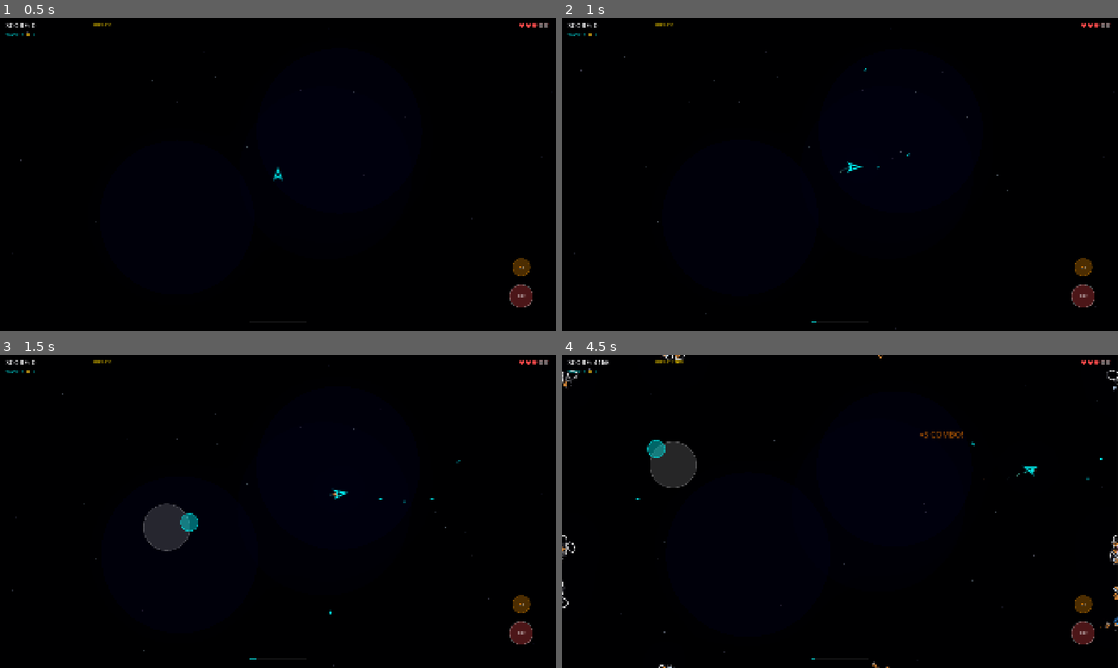
Above: before the commit, frames 1-4 (two rows, left to right).
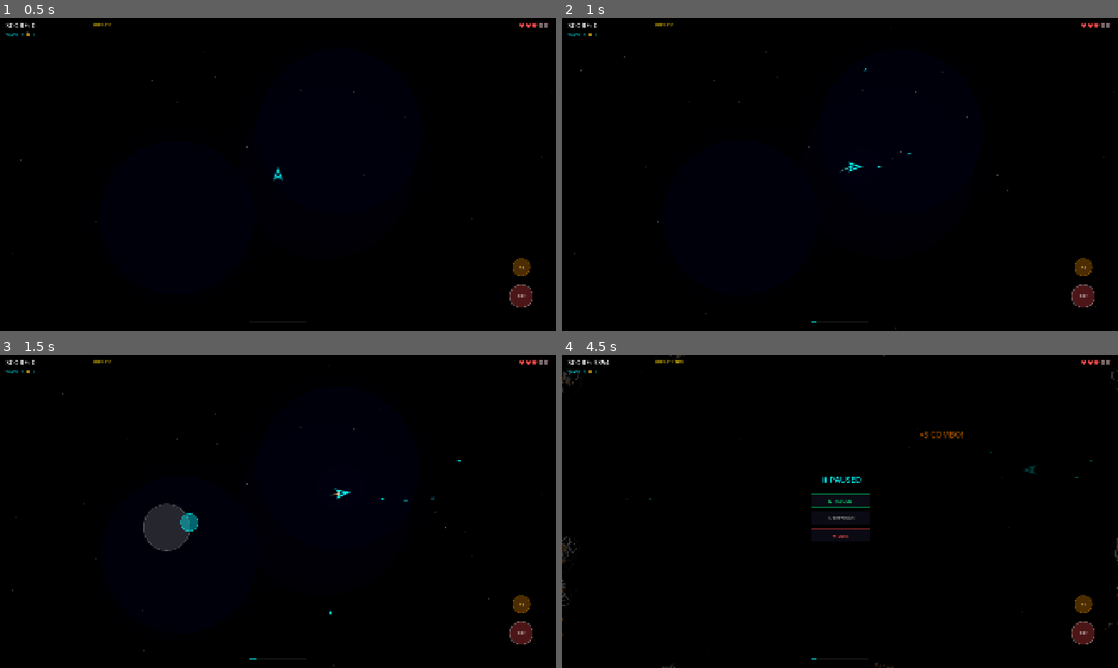
Above: after the commit, the same moments.

Repository: fognil/asteroids
Game: Godot game, scene res://scenes/game/game.tscn
Two runs of this game, one before a commit and one after it. Both use one fixed random seed, a clock stepped at 60 frames per second and the inputs below. This scene is started directly instead of the project's main scene.
Inputs (mouse positions are in pixels of both pictures, inside the frame that each line leads up to):
- Up to frame 1 (0.5 s): no input
- Up to frame 2 (1 s): tap Enter at 0.5 s; move the mouse to (962, 158) at 0.52 s; hold D (rotate_right) from 0.53 s (still down); hold Space (fire) from 0.53 s (still down); tap B (bomb) at 0.6 s; click (962, 158) at 0.67 s
- Up to frame 3 (1.5 s): release D (rotate_right) at 1.25 s; release Space (fire) at 1.25 s; drag from (166, 527) to (400, 477) at 1.27 s
- Up to frame 4 (4.5 s): move the mouse to (895, 442) at 2.02 s; hold D (rotate_right) 2.03-2.75 s; hold Space (fire) 2.03-2.75 s; tap B (bomb) at 2.1, 3.6 s; drag from (812, 574) to (562, 383) at 2.77 s; move the mouse to (1006, 558) at 3.52 s; hold A (rotate_left) 3.53-4.25 s; hold Space (fire) 3.53-4.25 s; tap Escape at 4.15 s; drag from (673, 464) to (578, 373) at 4.27 s

Frame 1 is identical in both runs. In frame 2, less than 0.1% of the frame differs, in the area x 50-63%, y 43-50%; in frame 3, less than 0.1%; in frame 4, 2.1%, in the area x 0-100%, y 0-100%.

Commit message:
fix: 18 critical bugs — double counts, collision, physics, performance, UX
Critical:
- Fix total_games_played & total_asteroids_destroyed double counting
- Fix best_combo tracked at wrong time (end_game → add_combo)
- Fix rapid_fire deactivation corrupting fire_rate (save/restore original)
- Add Player CollisionShape2D for coin/powerup/bullet physics detection
- Add enemy bullet manual collision check in game_manager
- Fix slow_mo powerup vs camera slow_motion conflict (centralized time_scale)

Major:
- Move thrust input from _process to _physics_process (framerate independence)
- Replace all runtime load() with preload() constants (game_manager)
- Replace hardcoded Vector2(1920,1080) with ScreenWrap.get_viewport_size() (12 files)
- Add Android Back/Escape key for pause toggle

Medium:
- Cache all 23 procedural SFX at startup (was regenerating per-play)
- Fix Nebula/Titan ship stats to match GDD
- Add save version migration to prevent old save crashes
- Fix mine blink_speed unused variable
- Fix scout_ufo._on_area_entered() broken logic
- Add missing SFX calls (coin collect, powerup, shield break)

Diff:
--- a/scenes/asteroids/asteroid.gd
+++ b/scenes/asteroids/asteroid.gd
@@ -131,7 +131,6 @@
 func _destroy(bullet_dir: Vector2) -> void:
 	GameData.add_score(points)
 	GameData.add_combo()
-	GameData.total_asteroids_destroyed += 1
 
 	var size_name: String = str(Size.keys()[asteroid_size])
 	EventBus.asteroid_destroyed.emit(global_position, size_name, "normal")
--- a/scenes/collectibles/coin.gd
+++ b/scenes/collectibles/coin.gd
@@ -80,6 +80,7 @@
 	is_collected = true
 	GameData.coins += coin_value
 	EventBus.coin_collected.emit(coin_value)
+	AudioManager.play_sfx("coin_collect")
 	queue_free()
 
 func _draw() -> void:
--- a/scenes/effects/starfield_bg.gd
+++ b/scenes/effects/starfield_bg.gd
@@ -11,9 +11,10 @@
 	_generate_stars()
 
 func _generate_stars() -> void:
+	var vp := ScreenWrap.get_viewport_size()
 	for i in 150:
 		stars.append({
-			"pos": Vector2(randf() * 1920, randf() * 1080),
+			"pos": Vector2(randf() * vp.x, randf() * vp.y),
 			"size": randf_range(0.3, 2.0),
 			"brightness": randf_range(0.05, 0.35),
 			"speed": randf_range(0.3, 3.0),
@@ -26,7 +27,7 @@
 	queue_redraw()
 
 func _draw() -> void:
-	var vp := Vector2(1920, 1080)
+	var vp := ScreenWrap.get_viewport_size()
 	var time := Time.get_ticks_msec() / 1000.0
 
 	# Background gradient
--- a/scenes/enemies/bomber_ufo.gd
+++ b/scenes/enemies/bomber_ufo.gd
@@ -28,7 +28,7 @@
 	collision_mask = 2
 
 func setup(from_left: bool) -> void:
-	var vp_size := Vector2(1920, 1080)
+	var vp_size := ScreenWrap.get_viewport_size()
 	if from_left:
 		position = Vector2(-ufo_size, randf_range(100, vp_size.y - 100))
 		move_direction = Vector2.RIGHT
@@ -50,7 +50,7 @@
 		_drop_mine()
 
 	# Despawn
-	var vp := Vector2(1920, 1080)
+	var vp := ScreenWrap.get_viewport_size()
 	if position.x < -80 or position.x > vp.x + 80:
 		queue_free()
 		return
--- a/scenes/enemies/enemy_bullet.gd
+++ b/scenes/enemies/enemy_bullet.gd
@@ -30,7 +30,7 @@
 		return
 
 	# Despawn off screen (no wrap for enemy bullets)
-	var vp := Vector2(1920, 1080)
+	var vp := ScreenWrap.get_viewport_size()
 	if position.x < -20 or position.x > vp.x + 20 or position.y < -20 or position.y > vp.y + 20:
 		queue_free()
 		return
--- a/scenes/enemies/hunter_ufo.gd
+++ b/scenes/enemies/hunter_ufo.gd
@@ -35,7 +35,7 @@
 	area_entered.connect(_on_area_entered)
 
 func setup(from_left: bool) -> void:
-	var vp_size := Vector2(1920, 1080)
+	var vp_size := ScreenWrap.get_viewport_size()
 	if from_left:
 		position = Vector2(-ufo_size, randf_range(150, vp_size.y - 150))
 		move_direction = Vector2(1, 0)
@@ -66,7 +66,7 @@
 		_shoot_aimed()
 
 	# Despawn
-	var vp_size := Vector2(1920, 1080)
+	var vp_size := ScreenWrap.get_viewport_size()
 	if position.x < -80 or position.x > vp_size.x + 80:
 		queue_free()
 		return
--- a/scenes/enemies/interceptor_ufo.gd
+++ b/scenes/enemies/interceptor_ufo.gd
@@ -35,7 +35,7 @@
 	collision_mask = 2
 
 func setup(from_left: bool) -> void:
-	var vp := Vector2(1920, 1080)
+	var vp := ScreenWrap.get_viewport_size()
 	if from_left:
 		position = Vector2(-ufo_size, randf_range(100, vp.y - 100))
 	else:
@@ -59,7 +59,7 @@
 			_process_retreat(delta)
 
 	# Keep on screen
-	var vp := Vector2(1920, 1080)
+	var vp := ScreenWrap.get_viewport_size()
 	position.x = clampf(position.x, 20, vp.x - 20)
 	position.y = clampf(position.y, 20, vp.y - 20)
 
--- a/scenes/enemies/mine.gd
+++ b/scenes/enemies/mine.gd
@@ -28,7 +28,9 @@
 	if is_dead:
 		return
 
-	pulse += delta * 6.0
+	# Pulse faster as lifetime decreases
+	var blink_speed := 4.0 + (5.0 - lifetime) * 3.0
+	pulse += delta * blink_speed
 	lifetime -= delta
 
 	# Blink faster as lifetime decreases
--- a/scenes/enemies/scout_ufo.gd
+++ b/scenes/enemies/scout_ufo.gd
@@ -30,7 +30,7 @@
 	area_entered.connect(_on_area_entered)
 
 func setup(from_left: bool) -> void:
-	var vp_size: Vector2 = Vector2(1920, 1080)
+	var vp_size: Vector2 = ScreenWrap.get_viewport_size()
 	if from_left:
 		position = Vector2(-ufo_size, randf_range(100, vp_size.y - 100))
 		move_direction = Vector2.RIGHT
@@ -55,7 +55,7 @@
 		_shoot()
 
 	# Despawn when off screen
-	var vp_size := Vector2(1920, 1080)
+	var vp_size := ScreenWrap.get_viewport_size()
 	if position.x < -50 or position.x > vp_size.x + 50 or position.y < -50 or position.y > vp_size.y + 50:
 		queue_free()
 		return
@@ -123,10 +123,9 @@
 		coin.setup_velocity(Vector2.RIGHT.rotated(randf() * TAU))
 		effects.add_child(coin)
 
-func _on_area_entered(area: Area2D) -> void:
-	# Hit by player bullet
-	if area.is_in_group("player_bullets") or not area.is_in_group("enemy_bullets"):
-		pass  # Handled by bullet.gd calling take_damage
+func _on_area_entered(_area: Area2D) -> void:
+	# Damage handling is done by bullet.gd calling take_damage() directly
+	pass
 
 func _draw() -> void:
 	if is_dead:
--- a/scenes/game/camera_shake.gd
+++ b/scenes/game/camera_shake.gd
@@ -29,7 +29,11 @@
 	if slow_mo_timer > 0:
 		slow_mo_timer -= get_process_delta_time()  # Use unscaled time
 		if slow_mo_timer <= 0:
-			Engine.time_scale = 1.0
+			# Don't reset if powerup slow_mo is still active
+			if PowerupManager.is_slow_mo_active():
+				Engine.time_scale = 0.5
+			else:
+				Engine.time_scale = 1.0
 		else:
 			Engine.time_scale = lerpf(Engine.time_scale, slow_mo_target, 0.1)
 
--- a/scenes/game/game_manager.gd
+++ b/scenes/game/game_manager.gd
@@ -2,6 +2,22 @@
 ## Game Manager — controls game state, wave spawning, enemies, and core loop.
 
 enum State { COUNTDOWN, PLAYING, WAVE_CLEAR, BOSS_FIGHT, GAME_OVER }
+
+# Preloaded scenes (avoid runtime load())
+const AsteroidScene := preload("res://scenes/asteroids/asteroid.tscn")
+const CoinScene := preload("res://scenes/collectibles/coin.tscn")
+const PowerupScene := preload("res://scenes/powerups/powerup.tscn")
+const ScoutUFO := preload("res://scenes/enemies/scout_ufo.tscn")
+const HunterUFO := preload("res://scenes/enemies/hunter_ufo.tscn")
+const BomberUFO := preload("res://scenes/enemies/bomber_ufo.tscn")
+const InterceptorUFO := preload("res://scenes/enemies/interceptor_ufo.tscn")
+const BossScenes := {
+	5: preload("res://scenes/bosses/rock_titan.tscn"),
+	10: preload("res://scenes/bosses/nebula_queen.tscn"),
+	15: preload("res://scenes/bosses/comet_worm.tscn"),
+	20: preload("res://scenes/bosses/void_sentinel.tscn"),
+	25: preload("res://scenes/bosses/black_hole_king.tscn"),
+}
 
 var current_state: State = State.COUNTDOWN
 var countdown_timer: float = 0.0
@@ -110,7 +126,7 @@
 	var player_pos: Vector2 = player.global_position
 
 	for i in count:
-		var asteroid: Area2D = load("res://scenes/asteroids/asteroid.tscn").instantiate()
+		var asteroid: Area2D = AsteroidScene.instantiate()
 
 		var size_roll := randf()
 		if GameData.wave <= 3:
@@ -176,27 +192,27 @@
 	# Type distribution based on wave (from GDD)
 	if GameData.wave >= 15:
 		if roll < 0.3:
-			ufo = load("res://scenes/enemies/interceptor_ufo.tscn").instantiate()
+			ufo = InterceptorUFO.instantiate()
 		elif roll < 0.55:
-			ufo = load("res://scenes/enemies/bomber_ufo.tscn").instantiate()
+			ufo = BomberUFO.instantiate()
 		elif roll < 0.80:
-			ufo = load("res://scenes/enemies/hunter_ufo.tscn").instantiate()
+			ufo = HunterUFO.instantiate()
 		else:
-			ufo = load("res://scenes/enemies/scout_ufo.tscn").instantiate()
+			ufo = ScoutUFO.instantiate()
 	elif GameData.wave >= 10:
 		if roll < 0.35:
-			ufo = load("res://scenes/enemies/bomber_ufo.tscn").instantiate()
+			ufo = BomberUFO.instantiate()
 		elif roll < 0.70:
-			ufo = load("res://scenes/enemies/hunter_ufo.tscn").instantiate()
+			ufo = HunterUFO.instantiate()
 		else:
-			ufo = load("res://scenes/enemies/scout_ufo.tscn").instantiate()
+			ufo = ScoutUFO.instantiate()
 	elif GameData.wave >= 6:
 		if roll < 0.4:
-			ufo = load("res://scenes/enemies/hunter_ufo.tscn").instantiate()
+			ufo = HunterUFO.instantiate()
 		else:
-			ufo = load("res://scenes/enemies/scout_ufo.tscn").instantiate()
+			ufo = ScoutUFO.instantiate()
 	else:
-		ufo = load("res://scenes/enemies/scout_ufo.tscn").instantiate()
+		ufo = ScoutUFO.instantiate()
 
 	ufo.setup(from_left)
 	enemies_container.add_child(ufo)
@@ -317,6 +333,18 @@
 			player.take_hit()
 			return
 
+	# Player ↔ Enemy Bullets
+	for bullet in bullets_container.get_children():
+		if not is_instance_valid(bullet):
+			continue
+		if not bullet.is_in_group("enemy_bullets"):
+			continue
+		var dist := player.global_position.distance_to(bullet.global_position)
+		if dist < player.ship_size * 0.5 + 4.0:  # 4.0 = enemy bullet radius
+			player.take_hit()
+			bullet.queue_free()
+			return
+
 # === Callbacks ===
 func _on_player_died() -> void:
 	current_state = State.GAME_OVER
@@ -352,25 +380,15 @@
 		child.queue_free()
 
 	# Select boss based on wave
-	var boss_scene: String
-	match GameData.wave:
-		5: boss_scene = "res://scenes/bosses/rock_titan.tscn"
-		10: boss_scene = "res://scenes/bosses/nebula_queen.tscn"
-		15: boss_scene = "res://scenes/bosses/comet_worm.tscn"
-		20: boss_scene = "res://scenes/bosses/void_sentinel.tscn"
-		25: boss_scene = "res://scenes/bosses/black_hole_king.tscn"
-		_:
-			# Post-25: cycle through bosses
-			var boss_pool := [
-				"res://scenes/bosses/rock_titan.tscn",
-				"res://scenes/bosses/nebula_queen.tscn",
-				"res://scenes/bosses/comet_worm.tscn",
-				"res://scenes/bosses/void_sentinel.tscn",
-				"res://scenes/bosses/black_hole_king.tscn",
-			]
-			boss_scene = boss_pool[randi() % boss_pool.size()]
-
-	var boss: Area2D = load(boss_scene).instantiate()
+	var boss_scene_res: PackedScene
+	if GameData.wave in BossScenes:
+		boss_scene_res = BossScenes[GameData.wave]
+	else:
+		# Post-25: cycle through bosses
+		var boss_pool: Array = BossScenes.values()
+		boss_scene_res = boss_pool[randi() % boss_pool.size()]
+
+	var boss: Area2D = boss_scene_res.instantiate()
 	boss.position = Vector2(960, 250)
 	enemies_container.add_child(boss)
 
@@ -396,7 +414,7 @@
 			coin_tier = 1
 
 	for i in coin_count:
-		var coin: Area2D = load("res://scenes/collectibles/coin.tscn").instantiate()
+		var coin: Area2D = CoinScene.instantiate()
 		coin.tier = coin_tier
 		coin.global_position = pos
 		coin.setup_velocity(Vector2.RIGHT.rotated(randf() * TAU))
@@ -419,7 +437,7 @@
 			selected = types[i]
 			break
 
-	var powerup: Area2D = load("res://scenes/powerups/powerup.tscn").instantiate()
+	var powerup: Area2D = PowerupScene.instantiate()
 	powerup.powerup_type = selected
 	powerup.global_position = pos
 	effects_container.add_child(powerup)
--- a/scenes/game/pause_screen.gd
+++ b/scenes/game/pause_screen.gd
@@ -25,6 +25,13 @@
 	get_tree().paused = false
 
 func _input(event: InputEvent) -> void:
+	# Android Back button / Escape key toggles pause
+	if event is InputEventKey and event.pressed and not event.echo:
+		if event.keycode == KEY_ESCAPE or event.keycode == KEY_BACK:
+			toggle_pause()
+			get_viewport().set_input_as_handled()
+			return
+
 	if not is_paused:
 		return
 	if event is InputEventScreenTouch and event.pressed:
--- a/scenes/game/star_background.gd
+++ b/scenes/game/star_background.gd
@@ -11,7 +11,7 @@
 	_generate_nebula()
 
 func _generate_stars() -> void:
-	var vp := Vector2(1920, 1080)
+	var vp := ScreenWrap.get_viewport_size()
 	for i in STAR_COUNT:
 		stars.append({
 			"pos": Vector2(randf() * vp.x, randf() * vp.y),
@@ -23,7 +23,7 @@
 		})
 
 func _generate_nebula() -> void:
-	var vp := Vector2(1920, 1080)
+	var vp := ScreenWrap.get_viewport_size()
 	# Predefined nebula color palette — deep space feel
 	var nebula_colors := [
 		Color(0.1, 0.02, 0.2, 0.04),   # Deep purple
@@ -49,6 +49,7 @@
 
 func _draw() -> void:
 	var time := Time.get_ticks_msec() / 1000.0
+	var vp := ScreenWrap.get_viewport_size()
 
 	# === Draw Nebula Clouds (behind stars) ===
 	for cloud in nebula_clouds:
@@ -57,8 +58,8 @@
 		# Gentle drift
 		base_pos += cloud["drift_speed"] * time
 		# Wrap
-		base_pos.x = fmod(base_pos.x + 1920.0, 1920.0)
-		base_pos.y = fmod(base_pos.y + 1080.0, 1080.0)
+		base_pos.x = fmod(base_pos.x + vp.x, vp.x)
+		base_pos.y = fmod(base_pos.y + vp.y, vp.y)
 
 		var base_color: Color = cloud["color"]
 		var base_radius: float = cloud["radius"]
--- a/scenes/menu/main_menu.gd
+++ b/scenes/menu/main_menu.gd
@@ -78,9 +78,10 @@
 		daily_reward.show_popup()
 
 func _generate_stars() -> void:
+	var vp := ScreenWrap.get_viewport_size()
 	for i in 100:
 		star_bg.append({
-			"pos": Vector2(randf() * 1920, randf() * 1080),
+			"pos": Vector2(randf() * vp.x, randf() * vp.y),
 			"size": randf_range(0.3, 1.5),
 			"brightness": randf_range(0.1, 0.4),
 			"speed": randf_range(0.5, 2.5),
--- a/scenes/player/player.gd
+++ b/scenes/player/player.gd
@@ -54,11 +54,21 @@
 	var vp := get_viewport_rect().size
 	position = vp / 2.0
 
+	# Add collision shape so physics (Area2D body_entered) works
+	var collision := CollisionShape2D.new()
+	var shape := CircleShape2D.new()
+	shape.radius = ship_size * 0.5
+	collision.shape = shape
+	add_child(collision)
+
+	# Set collision layer so coins/powerups/enemy bullets can detect us
+	collision_layer = 1   # Player layer
+	collision_mask = 0    # We don't detect collisions ourselves (game_manager does)
+
 func _process(delta: float) -> void:
 	if is_dead:
 		return
 
-	_handle_input()
 	_handle_heat(delta)
 	_handle_shooting(delta)
 	_handle_invincibility(delta)
@@ -69,11 +79,12 @@
 func _physics_process(delta: float) -> void:
 	if is_dead:
 		return
+	_handle_input(delta)
 	_handle_movement(delta)
 	_apply_screen_wrap()
 
 # === Input ===
-func _handle_input() -> void:
+func _handle_input(delta: float) -> void:
 	if move_input == Vector2.ZERO:
 		var input_dir := Vector2.ZERO
 		if Input.is_action_pressed("rotate_left"):
@@ -87,7 +98,7 @@
 			var target_angle := input_dir.angle() + PI / 2.0
 			rotation = lerp_angle(rotation, target_angle, 0.15)
 			is_thrusting = true
-			ship_velocity += Vector2.UP.rotated(rotation) * thrust_force * get_physics_process_delta_time()
+			ship_velocity += Vector2.UP.rotated(rotation) * thrust_force * delta
 		else:
 			is_thrusting = false
 	else:
@@ -95,7 +106,7 @@
 			var target_angle := move_input.angle() + PI / 2.0
 			rotation = lerp_angle(rotation, target_angle, 0.15)
 			is_thrusting = true
-			ship_velocity += Vector2.UP.rotated(rotation) * thrust_force * get_physics_process_delta_time() * move_input.length()
+			ship_velocity += Vector2.UP.rotated(rotation) * thrust_force * delta * move_input.length()
 		else:
 			is_thrusting = false
 
@@ -215,6 +226,7 @@
 	if has_shield:
 		has_shield = false
 		EventBus.powerup_expired.emit("shield")
+		AudioManager.play_sfx("shield_break")
 		# Shield break effect
 		var cam := _get_camera()
 		if cam:
--- a/scenes/powerups/powerup.gd
+++ b/scenes/powerups/powerup.gd
@@ -133,6 +133,7 @@
 func _collect() -> void:
 	is_collected = true
 	PowerupManager.activate(powerup_type)
+	AudioManager.play_sfx("powerup")
 	queue_free()
 
 func _draw() -> void:
--- a/scripts/autoload/audio_manager.gd
+++ b/scripts/autoload/audio_manager.gd
@@ -1,6 +1,6 @@
 extends Node
 ## AudioManager — Procedural SFX + Music bus control.
-## Generates retro synth sounds at runtime (no audio files needed).
+## Generates retro synth sounds once at startup and caches them.
 
 var master_volume: float = 0.8
 var music_volume: float = 0.6
@@ -10,6 +10,9 @@
 var sfx_players: Array[AudioStreamPlayer] = []
 const MAX_SFX_PLAYERS := 8
 var music_player: AudioStreamPlayer = null
+
+# Cached SFX streams — generated once, played many times
+var _sfx_cache: Dictionary = {}
 
 func _ready() -> void:
 	# Create SFX player pool
@@ -25,6 +28,7 @@
 	add_child(music_player)
 
 	_apply_volumes()
+	_generate_all_sfx()
 
 func _apply_volumes() -> void:
 	master_volume = GameData.settings.get("master_volume", 0.8)
@@ -94,6 +98,34 @@
 	audio.data = data
 	return audio
 
+# === Cache all SFX at startup ===
+
+func _generate_all_sfx() -> void:
+	# Generate at unity volume (1.0) — volume adjusted at playback via volume_db
+	_sfx_cache["shoot"] = _generate_sweep(800, 200, 0.08, 1.0)
+	_sfx_cache["asteroid_hit"] = _generate_tone(150, 0.1, 1.0, 2)
+	_sfx_cache["asteroid_split"] = _generate_sweep(300, 80, 0.15, 1.0)
+	_sfx_cache["explosion"] = _generate_tone(80, 0.3, 1.0, 2)
+	_sfx_cache["explosion_big"] = _generate_tone(50, 0.5, 1.0, 2)
+	_sfx_cache["coin_collect"] = _generate_tone(1200, 0.06, 0.7, 0)
+	_sfx_cache["powerup"] = _generate_sweep(400, 1200, 0.2, 0.6)
+	_sfx_cache["shield_activate"] = _generate_sweep(300, 800, 0.3, 0.5)
+	_sfx_cache["shield_break"] = _generate_sweep(800, 100, 0.2, 1.0)
+	_sfx_cache["player_hit"] = _generate_sweep(400, 60, 0.3, 1.0)
+	_sfx_cache["player_death"] = _generate_tone(60, 0.8, 1.0, 2)
+	_sfx_cache["bomb"] = _generate_tone(40, 0.6, 1.0, 2)
+	_sfx_cache["overheat"] = _generate_tone(1000, 0.15, 0.4, 1)
+	_sfx_cache["ufo_appear"] = _generate_sweep(200, 600, 0.4, 0.3)
+	_sfx_cache["boss_warning"] = _generate_tone(600, 0.5, 0.8, 1)
+	_sfx_cache["boss_hit"] = _generate_tone(120, 0.15, 1.0, 2)
+	_sfx_cache["boss_death"] = _generate_tone(30, 1.2, 1.0, 2)
+	_sfx_cache["combo_up"] = _generate_sweep(600, 1000, 0.1, 0.5)
+	_sfx_cache["combo_lost"] = _generate_sweep(500, 200, 0.2, 0.4)
+	_sfx_cache["ui_tap"] = _generate_tone(800, 0.03, 0.3, 0)
+	_sfx_cache["wave_start"] = _generate_sweep(300, 600, 0.15, 0.5)
+	_sfx_cache["wave_clear"] = _generate_sweep(400, 1200, 0.3, 0.6)
+	_sfx_cache["game_over"] = _generate_sweep(600, 100, 0.6, 0.6)
+
 # === Play SFX ===
 
 func play_sfx(sfx_name: String) -> void:
@@ -101,62 +133,13 @@
 	if vol < 0.01:
 		return
 
-	var stream: AudioStreamWAV = null
-	match sfx_name:
-		"shoot":
-			stream = _generate_sweep(800, 200, 0.08, vol)
-		"asteroid_hit":
-			stream = _generate_tone(150, 0.1, vol, 2)
-		"asteroid_split":
-			stream = _generate_sweep(300, 80, 0.15, vol)
-		"explosion":
-			stream = _generate_tone(80, 0.3, vol, 2)
-		"explosion_big":
-			stream = _generate_tone(50, 0.5, vol * 1.2, 2)
-		"coin_collect":
-			stream = _generate_tone(1200, 0.06, vol * 0.7, 0)
-		"powerup":
-			stream = _generate_sweep(400, 1200, 0.2, vol * 0.6)
-		"shield_activate":
-			stream = _generate_sweep(300, 800, 0.3, vol * 0.5)
-		"shield_break":
-			stream = _generate_sweep(800, 100, 0.2, vol)
-		"player_hit":
-			stream = _generate_sweep(400, 60, 0.3, vol)
-		"player_death":
-			stream = _generate_tone(60, 0.8, vol, 2)
-		"bomb":
-			stream = _generate_tone(40, 0.6, vol * 1.3, 2)
-		"overheat":
-			stream = _generate_tone(1000, 0.15, vol * 0.4, 1)
-		"ufo_appear":
-			stream = _generate_sweep(200, 600, 0.4, vol * 0.3)
-		"boss_warning":
-			stream = _generate_tone(600, 0.5, vol * 0.8, 1)
-		"boss_hit":
-			stream = _generate_tone(120, 0.15, vol, 2)
-		"boss_death":
-			stream = _generate_tone(30, 1.2, vol, 2)
-		"combo_up":
-			stream = _generate_sweep(600, 1000, 0.1, vol * 0.5)
-		"combo_lost":
-			stream = _generate_sweep(500, 200, 0.2, vol * 0.4)
-		"ui_tap":
-			stream = _generate_tone(800, 0.03, vol * 0.3, 0)
-		"wave_start":
-			stream = _generate_sweep(300, 600, 0.15, vol * 0.5)
-		"wave_clear":
-			stream = _generate_sweep(400, 1200, 0.3, vol * 0.6)
-		"game_over":
-			stream = _generate_sweep(600, 100, 0.6, vol * 0.6)
-		_:
-			return
+	if sfx_name not in _sfx_cache:
+		return
 
-	if stream:
-		var player := _get_free_player()
-		player.stream = stream
-		player.volume_db = linear_to_db(vol)
-		player.play()
+	var player := _get_free_player()
+	player.stream = _sfx_cache[sfx_name]
+	player.volume_db = linear_to_db(vol)
+	player.play()
 
 # === Music ===
 
--- a/scripts/autoload/game_data.gd
+++ b/scripts/autoload/game_data.gd
@@ -39,8 +39,8 @@
 const SHIP_STATS := {
 	"phoenix": { "name": "Phoenix MK-I", "speed": 60, "fire": 60, "shield": 60, "color": Color(0, 1, 1), "price_coins": 0, "price_gems": 0 },
 	"viper": { "name": "Viper", "speed": 85, "fire": 50, "shield": 30, "color": Color(0.2, 1, 0.4), "price_coins": 5000, "price_gems": 0 },
-	"nebula": { "name": "Nebula", "speed": 50, "fire": 70, "shield": 70, "color": Color(0.6, 0.3, 1), "price_coins": 12000, "price_gems": 0 },
-	"titan": { "name": "Titan", "speed": 35, "fire": 40, "shield": 95, "color": Color(1, 0.8, 0), "price_coins": 25000, "price_gems": 0 },
+	"nebula": { "name": "Nebula", "speed": 50, "fire": 85, "shield": 45, "color": Color(0.6, 0.3, 1), "price_coins": 12000, "price_gems": 0 },
+	"titan": { "name": "Titan", "speed": 35, "fire": 55, "shield": 95, "color": Color(1, 0.8, 0), "price_coins": 25000, "price_gems": 0 },
 	"shadow": { "name": "Shadow", "speed": 90, "fire": 80, "shield": 20, "color": Color(0.5, 0, 1), "price_coins": 0, "price_gems": 100 },
 	"omega": { "name": "Omega", "speed": 70, "fire": 90, "shield": 50, "color": Color(1, 0.2, 0.2), "price_coins": 0, "price_gems": 250 },
 }
@@ -82,8 +82,6 @@
 	SaveManager.load_game()
 
 func reset_game() -> void:
-	total_games_played += 1
-
 	# Apply upgrade bonuses
 	var extra_lives: int = upgrades.get("extra_life", 0)
 	var extra_bombs: int = upgrades.get("extra_bomb", 0)
@@ -107,8 +105,6 @@
 
 	if wave > best_wave:
 		best_wave = wave
-	if combo > best_combo:
-		best_combo = combo
 
 	# XP from gameplay
 	var xp_earned := int(score / 100.0) + wave * 10
@@ -147,6 +143,8 @@
 
 func add_combo() -> void:
 	combo += 1
+	if combo > best_combo:
+		best_combo = combo
 	if combo >= 50:
 		combo_multiplier = 10
 	elif combo >= 20:
--- a/scripts/autoload/powerup_manager.gd
+++ b/scripts/autoload/powerup_manager.gd
@@ -3,6 +3,10 @@
 
 # Active power-ups: { type_name: { "remaining": float, "duration": float } }
 var active_powerups: Dictionary = {}
+
+# Saved original values for safe deactivation
+var _original_fire_rate: float = -1.0
+var _slow_mo_active: bool = false
 
 # Power-up type definitions
 const POWERUP_TYPES := {
@@ -68,9 +72,14 @@
 	match type:
 		"shield":
 			player.has_shield = true
+			AudioManager.play_sfx("shield_activate")
 		"rapid_fire":
-			player.fire_rate *= 0.5
+			# Save original value for safe restoration
+			if _original_fire_rate < 0:
+				_original_fire_rate = player.fire_rate
+			player.fire_rate = _original_fire_rate * 0.5
 		"slow_mo":
+			_slow_mo_active = true
 			Engine.time_scale = 0.5
 		"multi_shot":
 			pass
@@ -89,15 +98,24 @@
 			"shield":
 				player.has_shield = false
 			"rapid_fire":
-				player.fire_rate *= 2.0
+				# Restore original value instead of multiply
+				if _original_fire_rate > 0:
+					player.fire_rate = _original_fire_rate
+					_original_fire_rate = -1.0
 			"slow_mo":
-				Engine.time_scale = 1.0
+				_slow_mo_active = false
+				# Only restore if camera isn't also doing slow-mo
+				if not _is_camera_slow_mo():
+					Engine.time_scale = 1.0
 
 	active_powerups.erase(type)
 	EventBus.powerup_expired.emit(type)
 
 func is_active(type: String) -> bool:
 	return type in active_powerups
+
+func is_slow_mo_active() -> bool:
+	return _slow_mo_active
 
 func get_remaining(type: String) -> float:
 	if type in active_powerups:
@@ -115,9 +133,19 @@
 	for type in active_powerups.keys():
 		_deactivate(type)
 	active_powerups.clear()
+	_original_fire_rate = -1.0
+	_slow_mo_active = false
 
 func _get_player() -> CharacterBody2D:
 	var p := Engine.get_main_loop()
 	if p is SceneTree:
 		return (p as SceneTree).get_first_node_in_group("player") as CharacterBody2D
 	return null
+
+func _is_camera_slow_mo() -> bool:
+	var p := Engine.get_main_loop()
+	if p is SceneTree:
+		var cam := (p as SceneTree).root.get_viewport().get_camera_2d()
+		if cam and "slow_mo_timer" in cam:
+			return cam.slow_mo_timer > 0
+	return false
--- a/scripts/autoload/save_manager.gd
+++ b/scripts/autoload/save_manager.gd
@@ -29,8 +29,34 @@
 		return false
 
 	var data: Dictionary = json.data
+
+	# Version check & migration
+	var saved_version: String = data.get("version", "1.0")
+	if saved_version != SAVE_VERSION:
+		data = _migrate_save(data, saved_version)
+
 	_apply_save_data(data)
 	return true
+
+func _migrate_save(data: Dictionary, from_version: String) -> Dictionary:
+	# Add migration steps here as versions change
+	# Example: if from_version < "2.0", add new fields with defaults
+	if not data.has("player"):
+		data["player"] = {}
+	var p: Dictionary = data["player"]
+	# Ensure all fields exist with defaults
+	p["level"] = p.get("level", 1)
+	p["xp"] = p.get("xp", 0)
+	p["coins"] = p.get("coins", 0)
+	p["gems"] = p.get("gems", 0)
+	p["high_score"] = p.get("high_score", 0)
+	p["best_wave"] = p.get("best_wave", 0)
+	p["best_combo"] = p.get("best_combo", 0)
+	p["total_asteroids"] = p.get("total_asteroids", 0)
+	p["total_games"] = p.get("total_games", 0)
+	p["total_coins_earned"] = p.get("total_coins_earned", 0)
+	data["version"] = SAVE_VERSION
+	return data
 
 func _build_save_data() -> Dictionary:
 	return {
--- a/scripts/utils/screen_wrap.gd
+++ b/scripts/utils/screen_wrap.gd
@@ -18,7 +18,16 @@
 	return new_pos
 
 static func _get_viewport_size() -> Vector2:
+	# Use the actual visible viewport size, which respects stretch mode "expand"
+	var tree := Engine.get_main_loop()
+	if tree is SceneTree:
+		return (tree as SceneTree).root.get_visible_rect().size
+	# Fallback to project settings
 	return Vector2(
 		ProjectSettings.get_setting("display/window/size/viewport_width"),
 		ProjectSettings.get_setting("display/window/size/viewport_height")
 	)
+
+## Helper for other scripts to get viewport size without hardcoding 1920×1080
+static func get_viewport_size() -> Vector2:
+	return _get_viewport_size()
